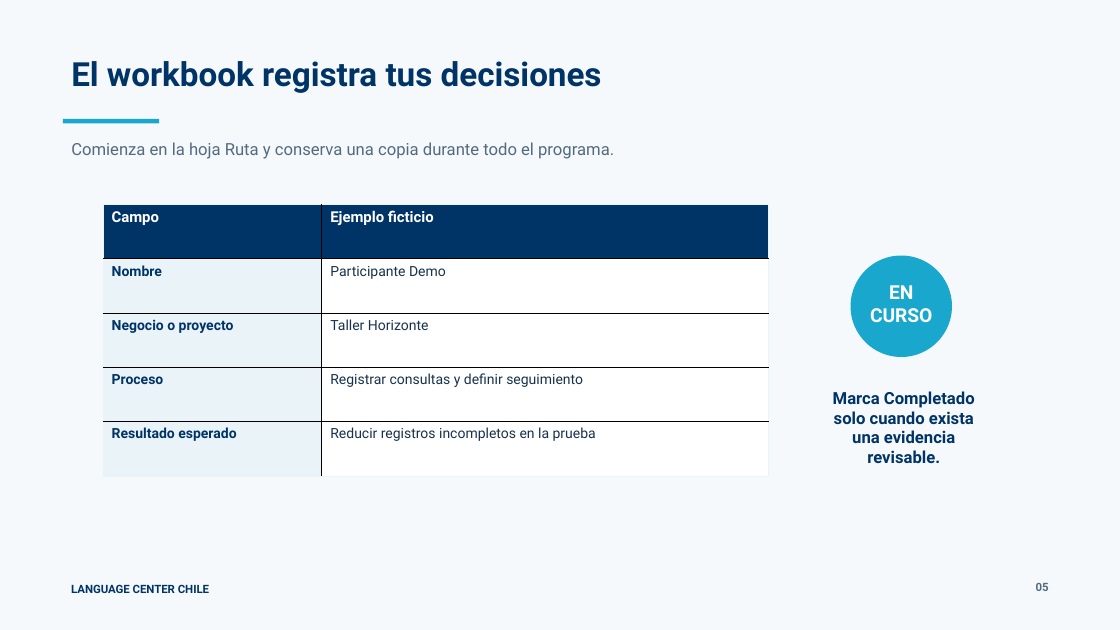
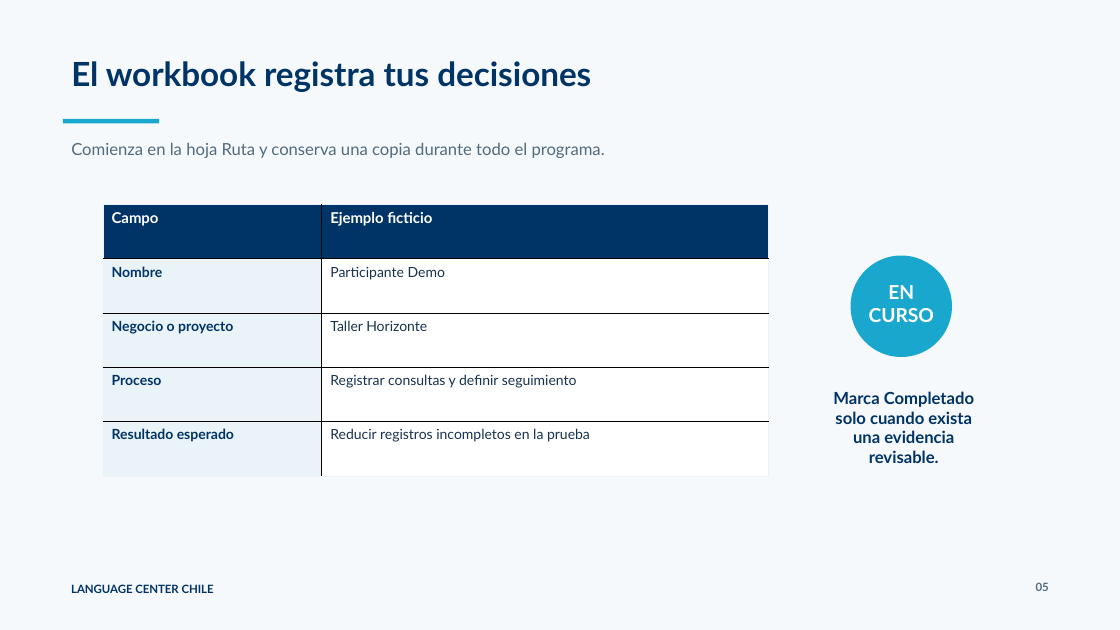
Before and after one commit to Language-Center-Chile/automatiza-en-pasos, a slide deck: slide 5 of course-content/video-production/video-00-recording-deck/LC_ATN7P_PRESENTACION_VIDEO_00_BIENVENIDA_v1.pptx. Drawn at 1120x630 pixels with LibreOffice and Linux fonts; fonts in the diff are those of the drawing. Boxes give left, top, right and bottom in pixels: in the first picture for what was removed or moved away, otherwise in the second. Text is boxed around its words. In the diff, an @@ line names an element or a change of style, - is before the commit and + after.

```diff
--- a/course-content/video-production/video-00-recording-deck/LC_ATN7P_PRESENTACION_VIDEO_00_BIENVENIDA_v1.pptx
+++ b/course-content/video-production/video-00-recording-deck/LC_ATN7P_PRESENTACION_VIDEO_00_BIENVENIDA_v1.pptx
@@ table at [103, 205, 768, 476] @@
@@ font Roboto to Lato @@
@@ font Roboto to Lato in 6 elements at [71, 61, 591, 92], [71, 142, 605, 158], [869, 285, 934, 322], [833, 391, 974, 463], [71, 584, 214, 593], [1036, 582, 1049, 591] @@
```
Also in this commit, not shown: 7 other slides changed.
